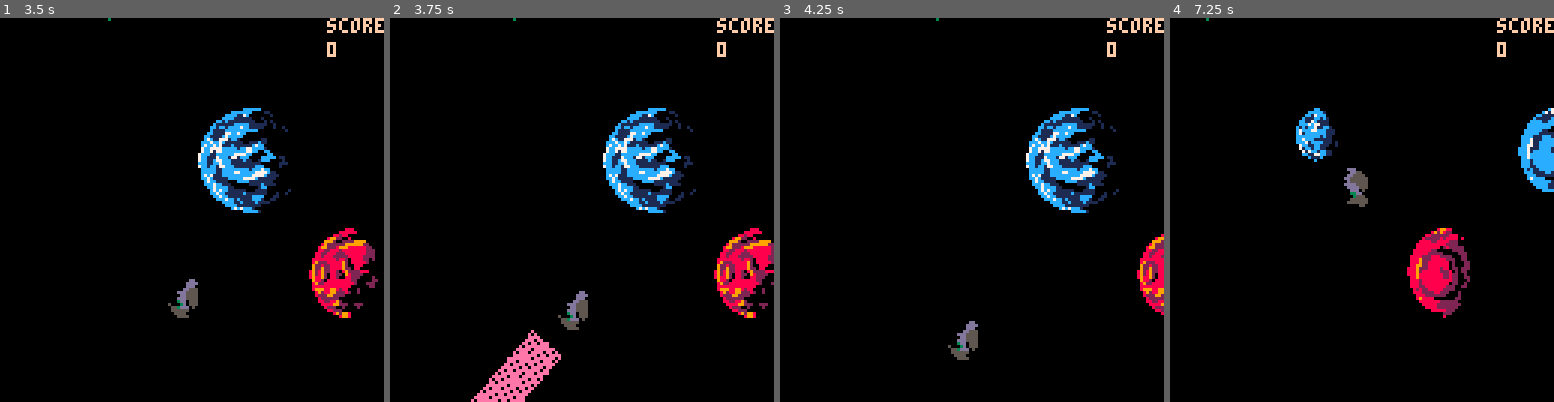
Above: before the commit, frames 1-4 (left to right).
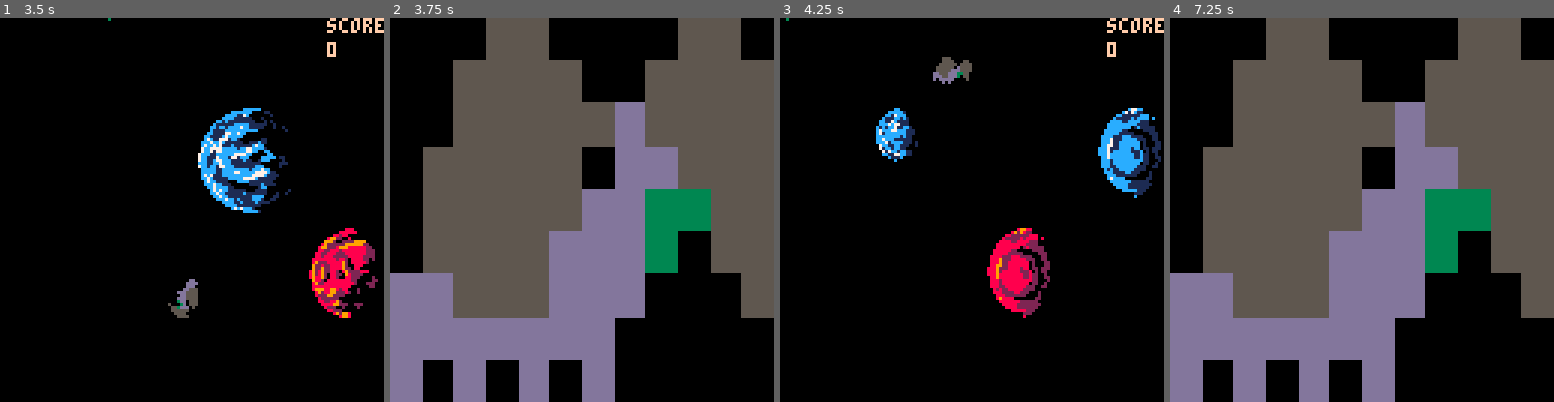
Above: after the commit, the same moments.

Repository: woofers/discord-jam-2
Game: PICO-8 cartridge discord-jam-2.p8
The game is run twice, just before and just after one commit, with the same random seed, the same clock (stepped at 60 frames per second) and the same inputs.
Inputs:
- Up to frame 1 (3.5 s): tap X (X key) at 0.33, 1.07, 1.85, 2.97 s; tap O (Z key) at 0.7, 1.7, 2.1, 2.5, 2.9, 3.3 s; hold Right 1.6-2.1 s; hold Up 2.15-2.42 s; hold Right 2.47-3.03 s; hold Left from 3.08 s (still down)
- Up to frame 2 (3.75 s): release Left at 3.58 s; hold Down from 3.63 s (still down); tap O (Z key) at 3.7 s
- Up to frame 3 (4.25 s): release Down at 3.97 s; hold Right from 4.02 s (still down); tap X (X key) at 4.08 s; tap O (Z key) at 4.1 s
- Up to frame 4 (7.25 s): tap O (Z key) every 0.4 s from 4.5 to 6.9 s; release Right at 4.68 s; hold Up 4.73-5.03 s; hold Left 5.08-5.68 s; tap X (X key) at 5.2, 6.32 s; hold Down 5.73-6.03 s; hold Right 6.08-6.58 s; hold Right 6.63-7.13 s; hold Up from 7.18 s (still down)

Frame 1 is identical in both runs. In frame 2, 69% of the frame differs, in the area x 0-100%, y 0-100%; in frame 3, 11%; in frame 4, 69%.

Commit message:
Decrease time to re-spawn

Diff:
--- a/discord-jam-2.p8
+++ b/discord-jam-2.p8
@@ -487,7 +487,7 @@
    local jump_time = 0.9
    local scale = dt * self.speed
    if self.dying then
-      local die_time = 3
+      local die_time = 1.75
       self.count += dt
       self.x += self:move_x(self.t, scale)
       self.y += self:move_y(self.t, scale)
